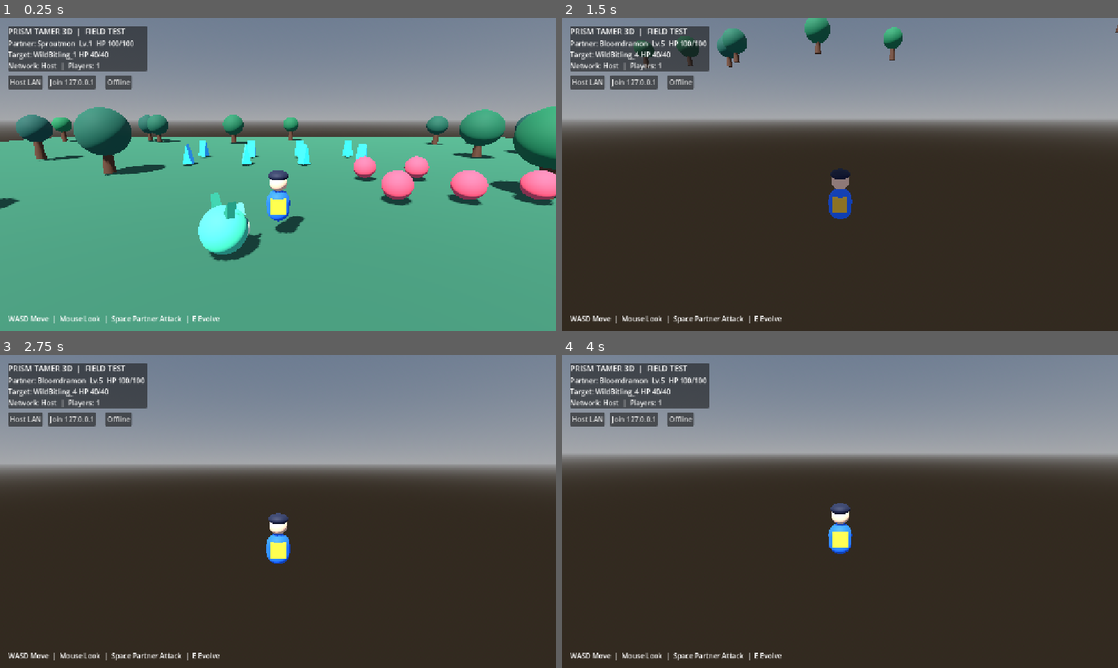
Above: before the commit, frames 1-4 (two rows, left to right).
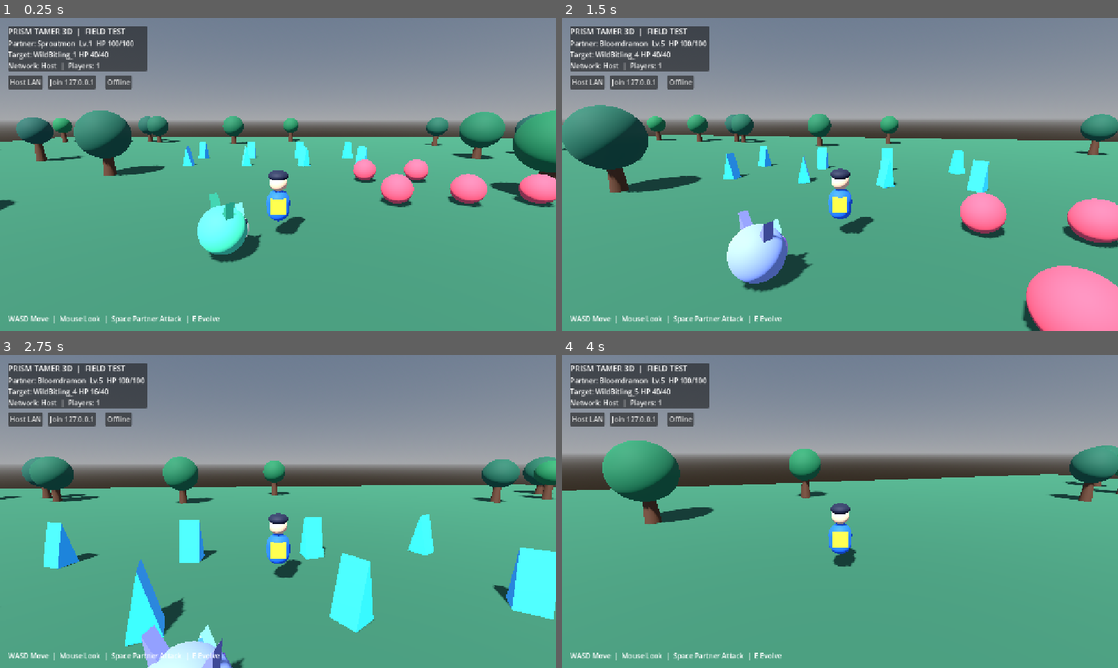
Above: after the commit, the same moments.

Repository: napathjailha-lgtm/Digimon2.5D
Game: Godot game, scene res://scenes/main.tscn
Two runs of this game, one before a commit and one after it. Both use one fixed random seed, a clock stepped at 60 frames per second and the inputs below.
Inputs (mouse positions are in pixels of both pictures, inside the frame that each line leads up to):
- Up to frame 1 (0.25 s): no input
- Up to frame 2 (1.5 s): move the mouse to (867, 174) at 0.52 s; hold Space (attack) 0.53-1.28 s; hold W (move_forward) from 0.53 s (still down); move the mouse to (812, 174) at 1.27 s; tap E (interact) at 1.35 s
- Up to frame 3 (2.75 s): keep holding W (move_forward); move the mouse to (289, 505) at 2.02 s; hold Space (attack) from 2.03 s (still down)
- Up to frame 4 (4 s): keep holding W (move_forward); move the mouse to (834, 517) at 2.77 s; release Space (attack) at 2.78 s; tap E (interact) at 2.85 s; move the mouse to (878, 514) at 3.52 s; hold Space (attack) from 3.53 s (still down)

The runs differ from the first frame. In frame 1, 3.1% of the frame differs, in the area x 0-100%, y 28-79%; in frame 2, 65%, in the area x 0-100%, y 0-100%; in frame 3, 60%; in frame 4, 62%.

Commit message:
Add collision floor to 3D prototype

Diff:
--- a/prototype_3d/scripts/main.gd
+++ b/prototype_3d/scripts/main.gd
@@ -65,8 +65,18 @@
     ground_mesh.size = Vector2(90.0, 90.0)
     ground.mesh = ground_mesh
     ground.material_override = _material(Color(0.16, 0.36, 0.25), 0.95)
-    ground.position.y = -0.12
+    ground.position.y = 0.0
     add_child(ground)
+
+    var ground_body: StaticBody3D = StaticBody3D.new()
+    ground_body.name = "GroundCollision"
+    var ground_shape: CollisionShape3D = CollisionShape3D.new()
+    var ground_box: BoxShape3D = BoxShape3D.new()
+    ground_box.size = Vector3(90.0, 1.0, 90.0)
+    ground_shape.shape = ground_box
+    ground_shape.position.y = -0.5
+    ground_body.add_child(ground_shape)
+    add_child(ground_body)
 
     var rng: RandomNumberGenerator = RandomNumberGenerator.new()
     rng.seed = 20261019
